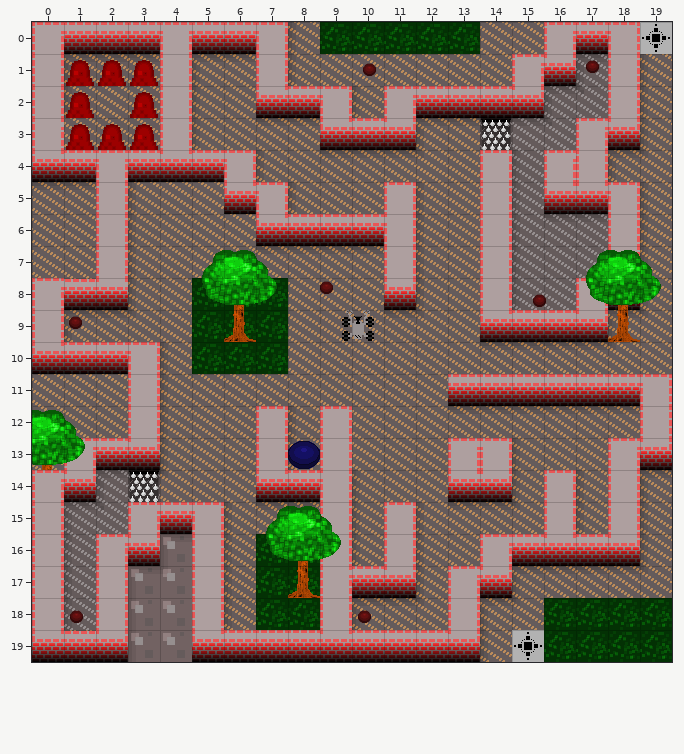
Tiled map (JSON) -- assets/tilemaps/buttonworld.json. That is the earlier state.
Cells are 32x32 px. Shown: x 0..19, y 0..19.
The result:
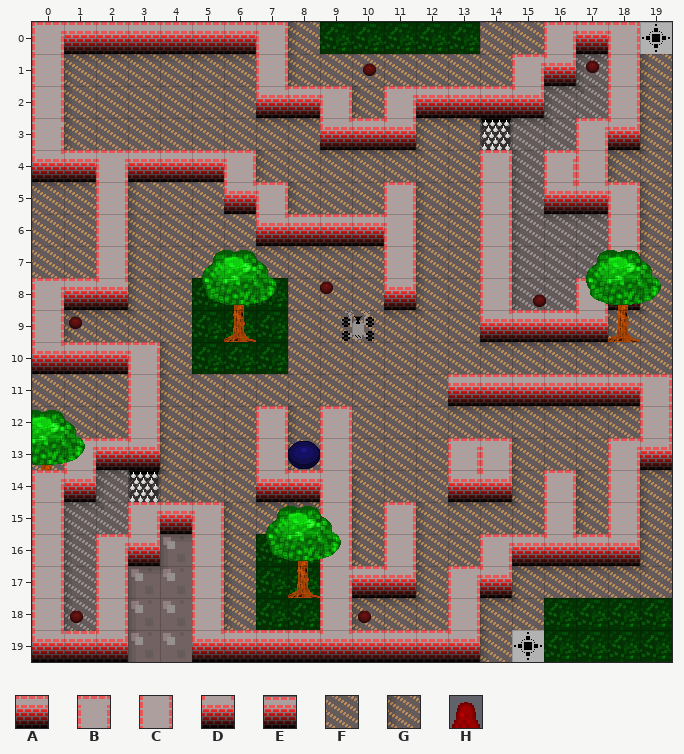
Key: from "Tileset": A 31, B 32, C 44, D 60, E 71, F 73, G 75, H 86.
_ is an empty cell, . an unchanged one.
Diff:
--- layer "backgroundLayer"
@@ x 1..1 @@
- 3 F
+ 3 G
--- layer "blockedLayer"
@@ x 1..4 @@
- 0 ...B
- 1 HHHC
- 2 H.HC
- 3 HHHC
- 4 ...D
+ 0 ...A
+ 1 ____
+ 2 _.__
+ 3 ____
+ 4 ...A
@@ x 1..1 @@
- 8 E
+ 8 A
Changed places in both pictures, as pixel boxes (x1, y1, x2, y2):
changed: (64, 31, 192, 154)
changed: (64, 278, 96, 282)
